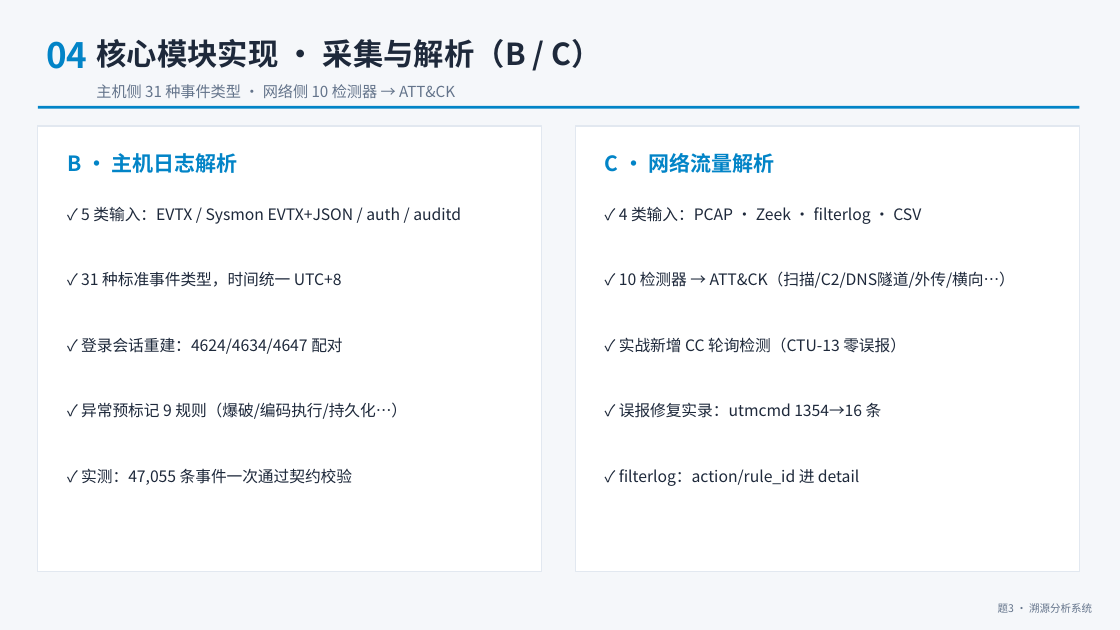
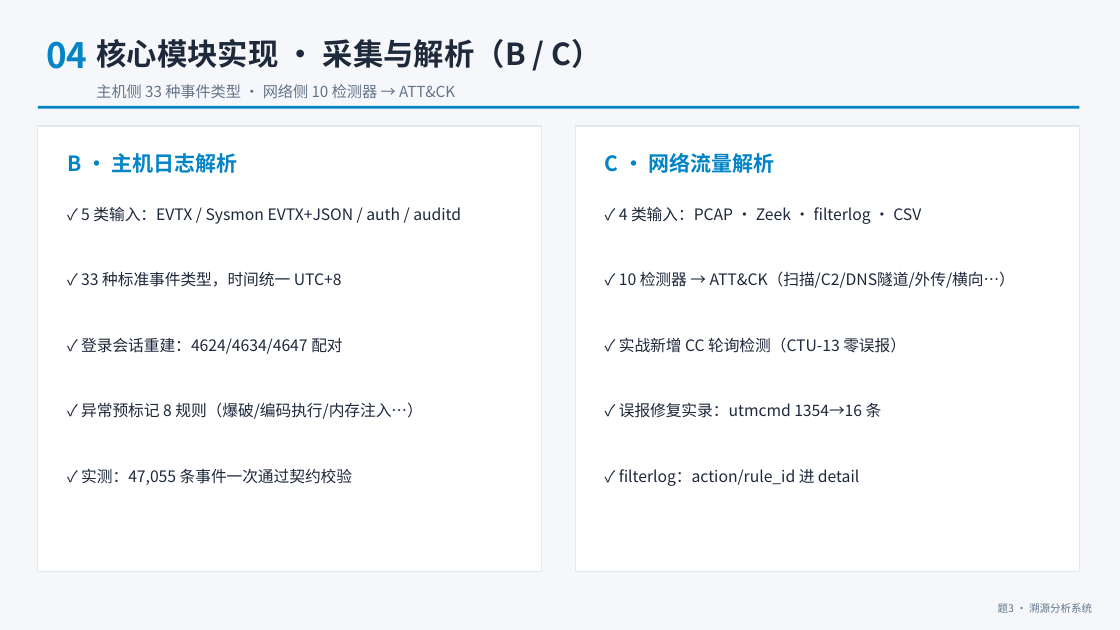
Before and after one commit to hotaru214/information_security_design_project, a slide deck: slide 6 of docs/答辩PPT-恶意攻击行为溯源分析系统.pptx. Drawn at 1120x630 pixels with LibreOffice and Linux fonts; fonts in the diff are those of the drawing. Boxes give left, top, right and bottom in pixels: in the first picture for what was removed or moved away, otherwise in the second. Text is boxed around its words. In the diff, an @@ line names an element or a change of style, - is before the commit and + after.

Commit message:
docs: 交付材料/答辩PPT 联动内存行为分析与数字更新
- docx×6 + PPT×3：33 词词表、17 项自检、APT29 批次 62,698 条、
  内存注入实测命中（1,256/5/2）、Sysmon 能力清单补进程内存访问与远程线程
- PPT 局限页撤下'内存注入/反射加载'（已实现），替换为内存镜像取证（YARA）
- build_ppt.py 源头同步

```diff
--- a/docs/答辩PPT-恶意攻击行为溯源分析系统.pptx
+++ b/docs/答辩PPT-恶意攻击行为溯源分析系统.pptx
@@ text at [96, 84, 455, 98]: text changed @@
-主机侧 31 种事件类型 · 网络侧 10 检测器 → ATT&CK
+主机侧 33 种事件类型 · 网络侧 10 检测器 → ATT&CK
@@ text at [81, 271, 342, 287]: text changed @@
-✓ 31 种标准事件类型，时间统一 UTC+8
+✓ 33 种标准事件类型，时间统一 UTC+8
@@ text at [81, 402, 423, 419]: text changed @@
-✓ 异常预标记 9 规则（爆破/编码执行/持久化…）
+✓ 异常预标记 8 规则（爆破/编码执行/内存注入…）
```
Also in this commit, not shown: 2 other slides changed, 9 other files.
